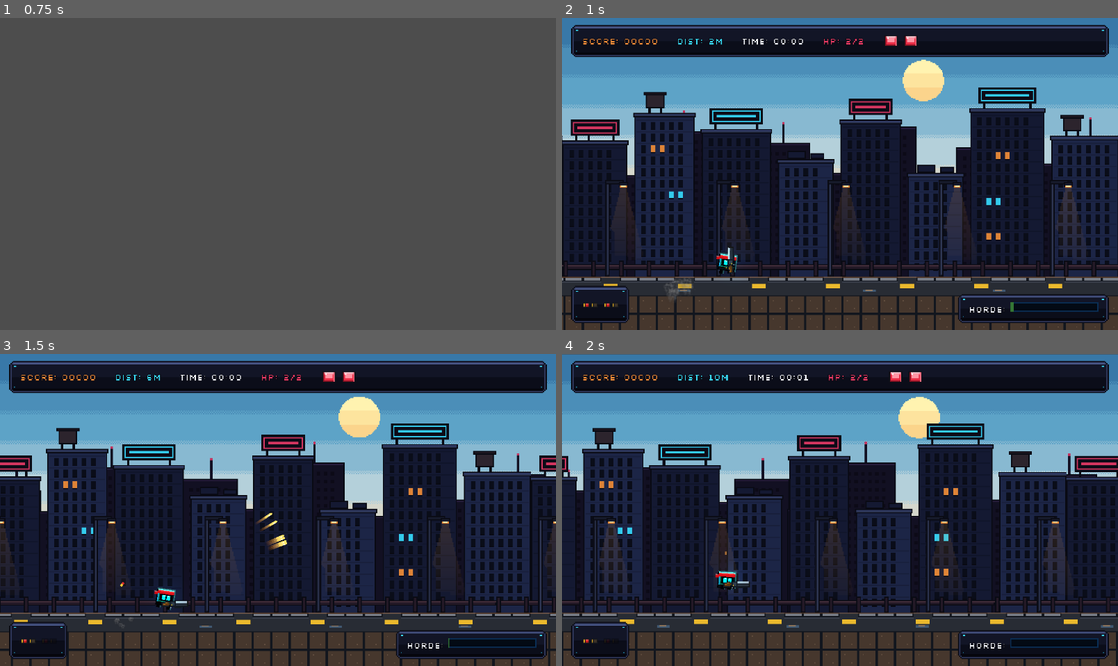
Above: before the commit, frames 1-4 (two rows, left to right).
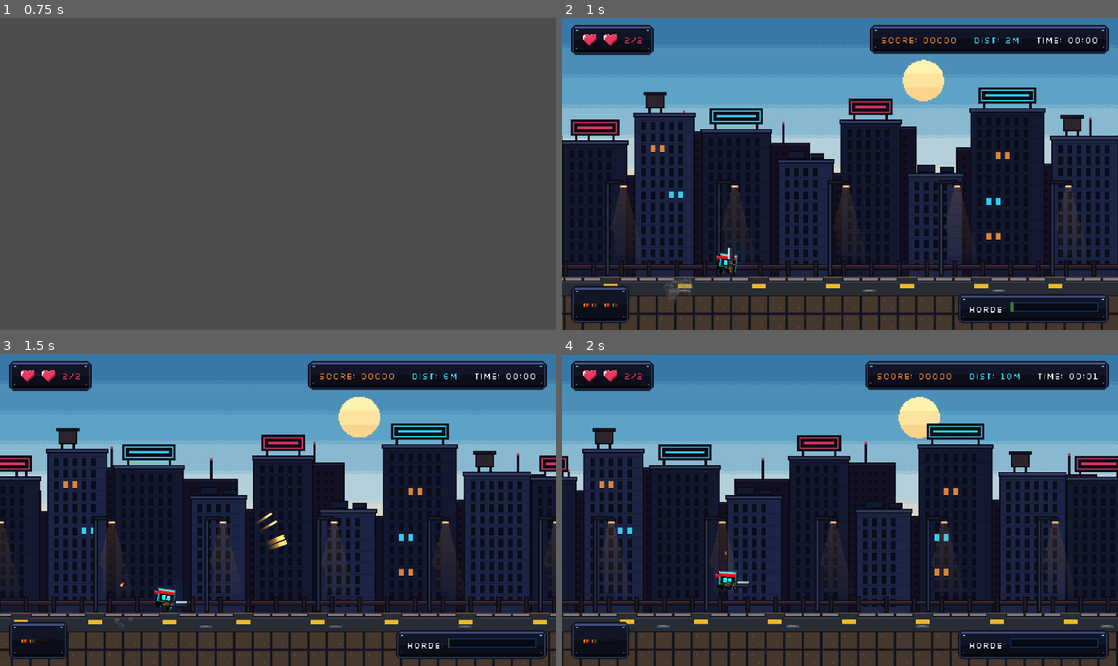
Above: after the commit, the same moments.

Repository: DenzTheKid/cube-lastrun-final-submission
Game: Godot game, scene res://scenes/main/main_menu.tscn
Two runs of this game, one before a commit and one after it. Both use one fixed random seed, a clock stepped at 60 frames per second and the inputs below.
Inputs (mouse positions are in pixels of both pictures, inside the frame that each line leads up to):
- Up to frame 1 (0.75 s): click "> PLAY MISSION" at 0.5 s
- Up to frame 2 (1 s): no input
- Up to frame 3 (1.5 s): move the mouse to (400, 494) at 1.27 s; press the mouse at (400, 494) at 1.28 s; hold Right (ui_right) from 1.28 s (still down)
- Up to frame 4 (2 s): keep holding Right (ui_right); tap Space (jump) at 1.52 s

Frame 1 is identical in both runs. In frame 2, 5.5% of the frame differs, in the area x 1-99%, y 2-13%; in frame 3, 5.5%; in frame 4, 5.4%.

Commit message:
art(hud): add pixel-art full/empty heart assets and place 2-heart HP panel at top-left

Diff:
--- a/scenes/ui/hud.tscn
+++ b/scenes/ui/hud.tscn
@@ -3,6 +3,7 @@
 [ext_resource type="Script" path="res://scripts/ui/hud.gd" id="1_hud"]
 [ext_resource type="Texture2D" path="res://assets/weapons/shotgun_shell.png" id="2_shelltex"]
 [ext_resource type="Theme" path="res://assets/ui/game_theme.tres" id="3_theme"]
+[ext_resource type="Texture2D" path="res://assets/ui/px_heart_full.png" id="4_heartfull"]
 
 [node name="HUD" type="CanvasLayer"]
 script = ExtResource("1_hud")
@@ -25,38 +26,72 @@
 offset_left = 8.0
 offset_top = 6.0
 offset_right = -8.0
-offset_bottom = 28.0
+offset_bottom = 32.0
 grow_horizontal = 2
 
-[node name="TopPlate" type="PanelContainer" parent="RootControl/TopMargin"]
+[node name="TopBar" type="HBoxContainer" parent="RootControl/TopMargin"]
 layout_mode = 2
+theme_override_constants/separation = 8
 
-[node name="HBox" type="HBoxContainer" parent="RootControl/TopMargin/TopPlate"]
+[node name="HeartPlate" type="PanelContainer" parent="RootControl/TopMargin/TopBar"]
 layout_mode = 2
-theme_override_constants/separation = 16
+size_flags_horizontal = 0
+size_flags_vertical = 0
 
-[node name="ScoreLabel" type="Label" parent="RootControl/TopMargin/TopPlate/HBox"]
+[node name="HeartsBox" type="HBoxContainer" parent="RootControl/TopMargin/TopBar/HeartPlate"]
+layout_mode = 2
+theme_override_constants/separation = 4
+
+[node name="Heart1" type="TextureRect" parent="RootControl/TopMargin/TopBar/HeartPlate/HeartsBox"]
+unique_name_in_owner = true
+custom_minimum_size = Vector2(14, 12)
+layout_mode = 2
+texture = ExtResource("4_heartfull")
+stretch_mode = 5
+
+[node name="Heart2" type="TextureRect" parent="RootControl/TopMargin/TopBar/HeartPlate/HeartsBox"]
+unique_name_in_owner = true
+custom_minimum_size = Vector2(14, 12)
+layout_mode = 2
+texture = ExtResource("4_heartfull")
+stretch_mode = 5
+
+[node name="HpLabel" type="Label" parent="RootControl/TopMargin/TopBar/HeartPlate/HeartsBox"]
+unique_name_in_owner = true
+layout_mode = 2
+theme_override_colors/font_color = Color(0.902, 0.224, 0.384, 1)
+text = "2/2"
+
+[node name="Spacer" type="Control" parent="RootControl/TopMargin/TopBar"]
+layout_mode = 2
+size_flags_horizontal = 3
+mouse_filter = 2
+
+[node name="TopPlate" type="PanelContainer" parent="RootControl/TopMargin/TopBar"]
+layout_mode = 2
+size_flags_horizontal = 8
+size_flags_vertical = 0
+
+[node name="HBox" type="HBoxContainer" parent="RootControl/TopMargin/TopBar/TopPlate"]
+layout_mode = 2
+theme_override_constants/separation = 14
+
+[node name="ScoreLabel" type="Label" parent="RootControl/TopMargin/TopBar/TopPlate/HBox"]
 unique_name_in_owner = true
 layout_mode = 2
 theme_override_colors/font_color = Color(0.949, 0.549, 0.22, 1)
 text = "SCORE: 00000"
 
-[node name="DistanceLabel" type="Label" parent="RootControl/TopMargin/TopPlate/HBox"]
+[node name="DistanceLabel" type="Label" parent="RootControl/TopMargin/TopBar/TopPlate/HBox"]
 unique_name_in_owner = true
 layout_mode = 2
 theme_override_colors/font_color = Color(0.22, 0.847, 0.949, 1)
 text = "DIST: 0m"
 
-[node name="TimeLabel" type="Label" parent="RootControl/TopMargin/TopPlate/HBox"]
+[node name="TimeLabel" type="Label" parent="RootControl/TopMargin/TopBar/TopPlate/HBox"]
 unique_name_in_owner = true
 layout_mode = 2
 text = "TIME: 00:00"
-
-[node name="HpLabel" type="Label" parent="RootControl/TopMargin/TopPlate/HBox"]
-unique_name_in_owner = true
-layout_mode = 2
-theme_override_colors/font_color = Color(0.902, 0.224, 0.384, 1)
-text = "HP: 2/2"
 
 [node name="BottomLeft" type="MarginContainer" parent="RootControl"]
 layout_mode = 1
--- a/scripts/tools/generate_aaa_assets.gd
+++ b/scripts/tools/generate_aaa_assets.gd
@@ -17,6 +17,7 @@
 	_make_pixel_icons()
 	_make_title_logo_and_ribbon()
 	_make_empty_and_hero_showcase()
+	_make_pixel_hearts()
 	print("=== Asset Generation Complete ===")
 	quit(0)
 
@@ -1027,3 +1028,48 @@
 	_safe_px(hero, 34, 26, Color("#f28c38"))
 
 	hero.save_png("res://assets/ui/px_hero_showcase.png")
+
+func _make_pixel_hearts() -> void:
+	# 14x12 crisp hand-pixelled Heart icons for top-left HUD HP display
+	var full_map := {
+		"o": OUTLINE,
+		"w": Color("#fff8e8"),
+		"*": Color("#ff85a3"),
+		"#": Color("#e63962"),
+		"s": Color("#8f1c37")
+	}
+	_draw_bitmap_icon(PackedStringArray([
+		"..oooo..oooo..",
+		".o*##*oo*##*o.",
+		"oww###**####so",
+		"oww#########so",
+		"ow##########so",
+		"o*#########sso",
+		".o########sso.",
+		"..o######sso..",
+		"..oo####ssoo..",
+		"....o##sso....",
+		".....osso.....",
+		"......oo......"
+	]), full_map).save_png("res://assets/ui/px_heart_full.png")
+
+	var empty_map := {
+		"o": OUTLINE,
+		"r": Color("#39446e"),
+		"e": Color("#12162b"),
+		"d": Color("#0b0d19")
+	}
+	_draw_bitmap_icon(PackedStringArray([
+		"..oooo..oooo..",
+		".orrrroorrrro.",
+		"orreeeooeeeero",
+		"oreeeoeeeeedro",
+		"oreeoeeeeeedro",
+		"oreeoeoeeeedro",
+		".oreoeeeeddro.",
+		"..oroeeeeddo..",
+		"..oooeeddooo..",
+		"....oeddoo....",
+		".....oooo.....",
+		"......oo......"
+	]), empty_map).save_png("res://assets/ui/px_heart_empty.png")
--- a/scripts/ui/hud.gd
+++ b/scripts/ui/hud.gd
@@ -5,8 +5,8 @@
 # Uses the shared res://assets/ui/game_theme.tres Theme resource and ThemePalette
 # while keeping all telemetry values, signals, and update rules unchanged.
 
-const PIP_FULL_TEX: Texture2D = preload("res://assets/ui/hp_pip_full.png")
-const PIP_EMPTY_TEX: Texture2D = preload("res://assets/ui/hp_pip_empty.png")
+const PIP_FULL_TEX: Texture2D = preload("res://assets/ui/px_heart_full.png")
+const PIP_EMPTY_TEX: Texture2D = preload("res://assets/ui/px_heart_empty.png")
 const PALETTE = preload("res://scripts/ui/theme_palette.gd")
 
 @onready var root_control: Control = $RootControl
@@ -21,18 +21,16 @@
 @onready var horde_bar: ProgressBar = %HordeBar
 @onready var horde_warning: Label = %HordeWarning
 @onready var hp_label: Label = %HpLabel
+@onready var _hp_pip_1: TextureRect = %Heart1
+@onready var _hp_pip_2: TextureRect = %Heart2
 
 var _is_reloading: bool = false
 var _reload_duration: float = 0.80
 var _reload_elapsed: float = 0.0
 var _warning_pulse_timer: float = 0.0
-
-var _hp_pip_1: TextureRect = null
-var _hp_pip_2: TextureRect = null
+var _last_hp: int = 2
 
 func _ready() -> void:
-	_setup_hud_pips()
-
 	if GameManager:
 		GameManager.score_updated.connect(_on_score_updated)
 		GameManager.distance_updated.connect(_on_distance_updated)
@@ -42,24 +40,6 @@
 	reload_bar.visible = false
 	reload_label.visible = false
 	horde_warning.visible = false
-
-func _setup_hud_pips() -> void:
-	var top_hbox := hp_label.get_parent() as HBoxContainer
-	if top_hbox:
-		var pip_box := HBoxContainer.new()
-		pip_box.name = "HpPipsBox"
-		pip_box.add_theme_constant_override("separation", 3)
-		_hp_pip_1 = TextureRect.new()
-		_hp_pip_1.custom_minimum_size = Vector2(12, 12)
-		_hp_pip_1.texture = PIP_FULL_TEX
-		_hp_pip_1.stretch_mode = TextureRect.STRETCH_KEEP_ASPECT_CENTERED
-		_hp_pip_2 = TextureRect.new()
-		_hp_pip_2.custom_minimum_size = Vector2(12, 12)
-		_hp_pip_2.texture = PIP_FULL_TEX
-		_hp_pip_2.stretch_mode = TextureRect.STRETCH_KEEP_ASPECT_CENTERED
-		pip_box.add_child(_hp_pip_1)
-		pip_box.add_child(_hp_pip_2)
-		top_hbox.add_child(pip_box)
 
 func _process(delta: float) -> void:
 	if GameManager and GameManager.current_state == GameManager.State.PLAYING:
@@ -91,11 +71,18 @@
 	distance_label.text = "DIST: %dm" % int(dist)
 
 func _on_health_changed(hp: int, max_hp: int) -> void:
-	hp_label.text = "HP: %d/%d" % [hp, max_hp]
+	hp_label.text = "%d/%d" % [hp, max_hp]
 	if _hp_pip_1:
 		_hp_pip_1.texture = PIP_FULL_TEX if hp >= 1 else PIP_EMPTY_TEX
 	if _hp_pip_2:
 		_hp_pip_2.texture = PIP_FULL_TEX if hp >= 2 else PIP_EMPTY_TEX
+
+	if hp < _last_hp and hp == 1 and _hp_pip_2:
+		_hp_pip_2.pivot_offset = Vector2(7.0, 6.0)
+		_hp_pip_2.scale = Vector2(1.35, 1.35)
+		var tw: Tween = create_tween()
+		tw.tween_property(_hp_pip_2, "scale", Vector2.ONE, 0.16)
+	_last_hp = hp
 
 	if hp == 1:
 		hp_label.modulate = PALETTE.ACCENT_MAGENTA
Binary file added: assets/ui/px_heart_empty.png
Not shown, added: assets/ui/px_heart_empty.png.import
Binary file added: assets/ui/px_heart_full.png
Not shown, added: assets/ui/px_heart_full.png.import
Binary file changed: documentation/screenshots/v2_gameover_960x540.png
Binary file changed: documentation/screenshots/v2_hud_960x540.png
Binary file changed: documentation/screenshots/v2_pause_960x540.png
Binary file changed: documentation/screenshots/v2_tod_01_day_start.png
Binary file changed: documentation/screenshots/v2_tod_02_mid_afternoon.png
Binary file changed: documentation/screenshots/v2_tod_03_sun_skyline.png
Binary file changed: documentation/screenshots/v2_tod_04_dusk.png
Binary file changed: documentation/screenshots/v2_tod_05_moon_appears.png
(and 1 more such lines)
